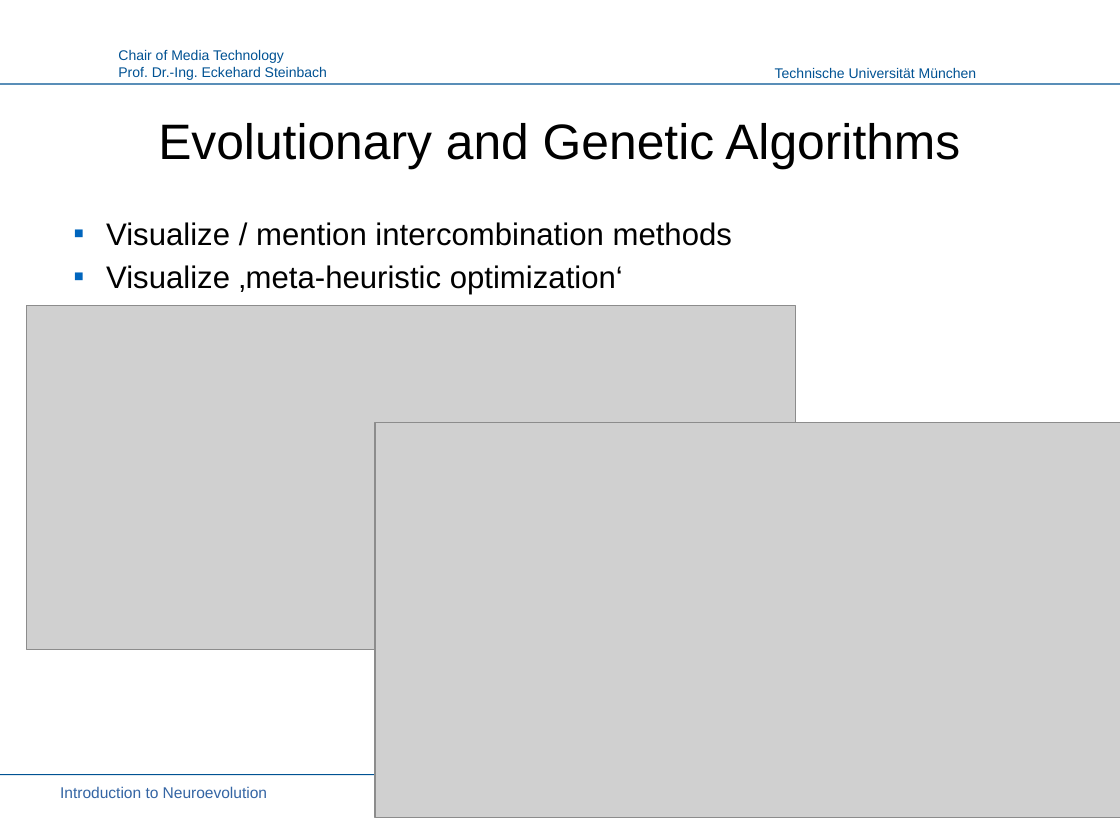
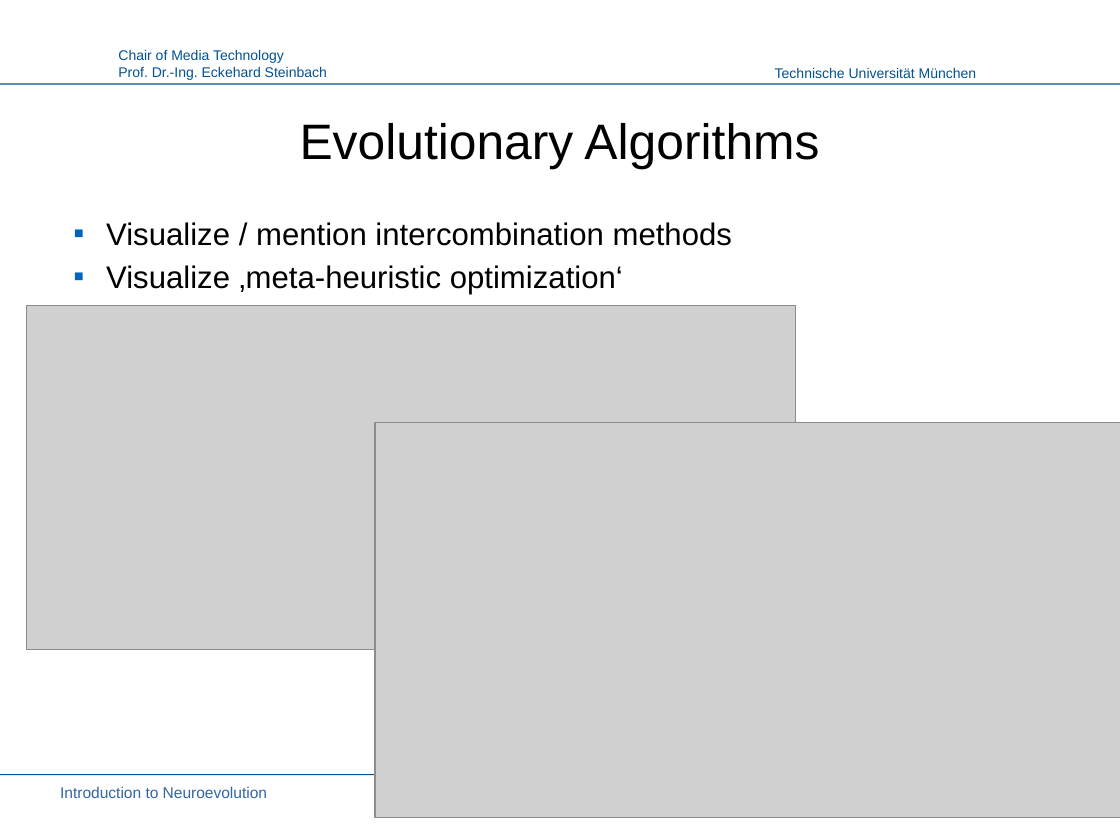
Before and after one commit to PaulPauls/Neuroevolution_of_Augmenting_Topologies_Paper, a slide deck: slide 7 of presentation/neuroevolution_presentation.odp (slide 5 before the commit). Drawn at 1120x840 pixels with LibreOffice and Linux fonts; fonts in the diff are those of the drawing; grey boxes stand for pictures; background and template pictures are left out. Boxes give left, top, right and bottom in pixels: in the first picture for what was removed or moved away, otherwise in the second. Text is boxed around its words. In the diff, an @@ line names an element or a change of style, - is before the commit and + after.

Commit message:
Iterate over presentation, adding some text from paper also applicable in presentation

```diff
--- a/presentation/neuroevolution_presentation.odp
+++ b/presentation/neuroevolution_presentation.odp
@@ title at box(300, 123, 819, 169): text changed @@
-Evolutionary and Genetic Algorithms
+Evolutionary Algorithms
```
Also in this commit, not shown: 7 other slides changed, 2 slides added.
